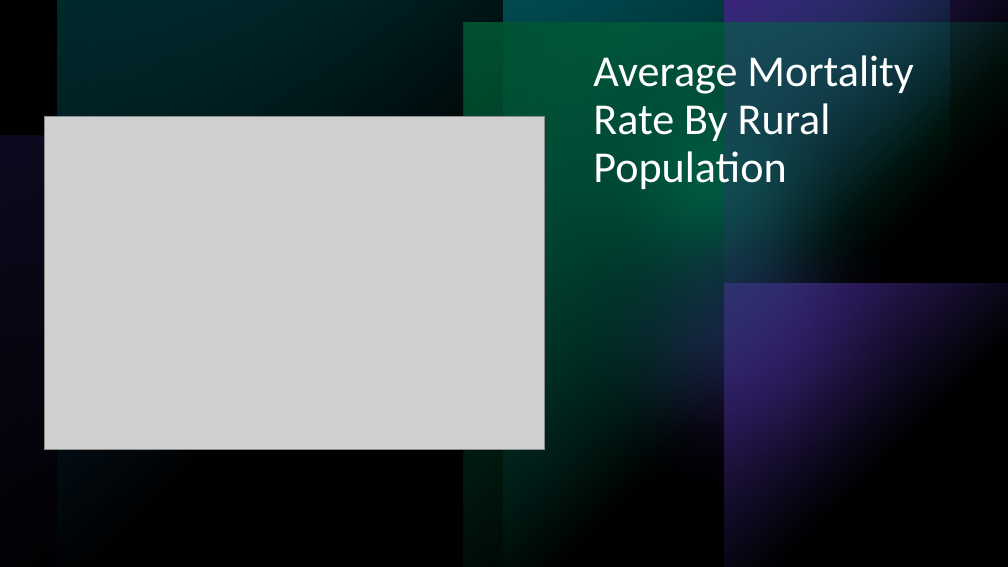
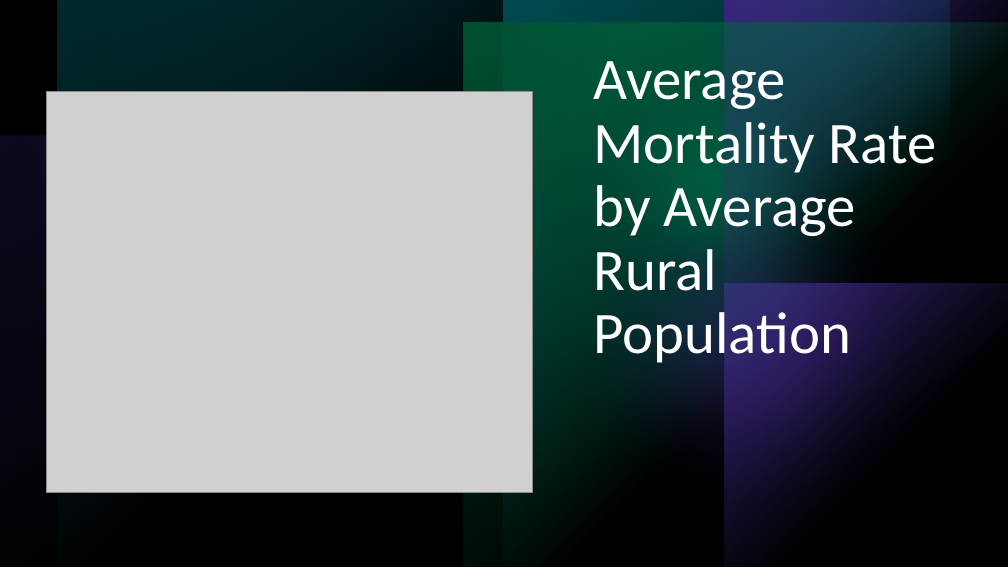
Before and after one commit to ralphy32/project_1, a slide deck: slide 16 of Project 1.pptx (slide 12 before the commit). Drawn at 1008x567 pixels with LibreOffice and Linux fonts; fonts in the diff are those of the drawing; grey boxes stand for pictures. Boxes give left, top, right and bottom in pixels: in the first picture for what was removed or moved away, otherwise in the second. Text is boxed around its words. In the diff, an @@ line names an element or a change of style, - is before the commit and + after.

```diff
--- a/Project 1.pptx
+++ b/Project 1.pptx
@@ title at <box>593,61,937,368</box>: text changed; size 42 to 56 pt @@
-Average Mortality Rate By Rural Population
+Average Mortality Rate by Average Rural Population
@@ picture: place and size @@
-picture at <box>45,116,545,450</box>
+picture at <box>47,91,532,493</box>
```
Also in this commit, not shown: 11 other slides changed, 12 slides added, 4 slides removed.
